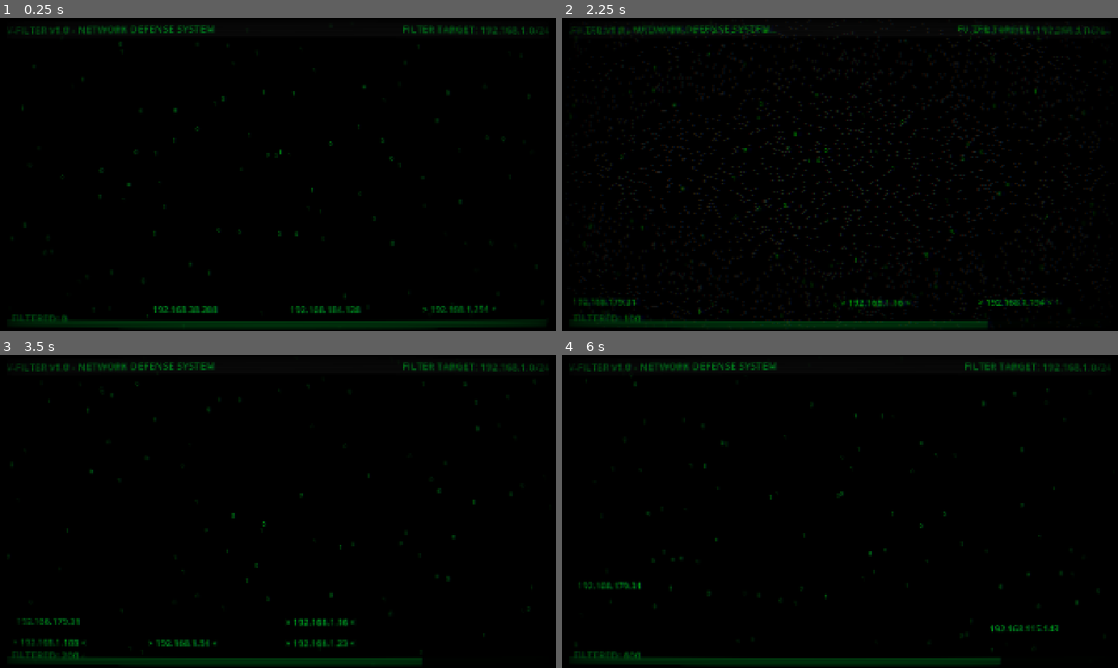
Above: before the commit, frames 1-4 (two rows, left to right).
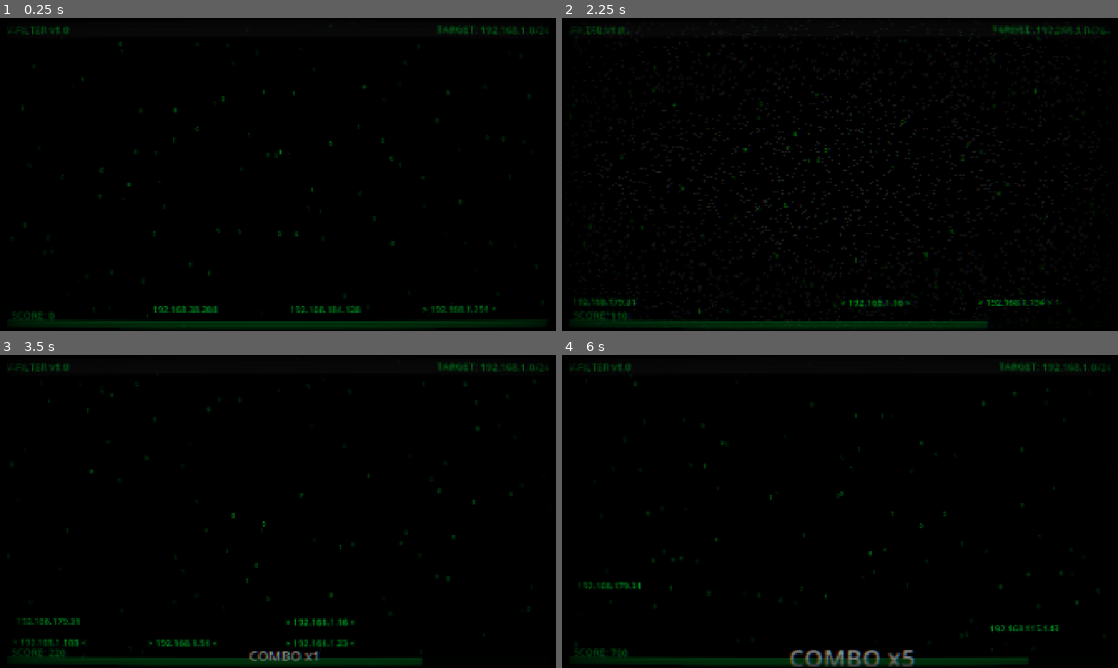
Above: after the commit, the same moments.

Repository: notlsd/v
Game: Godot game, scene res://scenes/main/main.tscn
The game is run twice, just before and just after one commit, with the same random seed, the same clock (stepped at 60 frames per second) and the same inputs.
Inputs (mouse positions are in pixels of both pictures, inside the frame that each line leads up to):
- Up to frame 1 (0.25 s): no input
- Up to frame 2 (2.25 s): move the mouse to (1051, 305) at 0.52 s; hold E (mask_16) 0.53-1.28 s; click (1051, 305) at 0.67 s; move the mouse to (906, 296) at 1.27 s; tap W (mask_24) at 1.35 s; click (906, 296) at 1.42 s; move the mouse to (773, 284) at 2.02 s; hold Q (mask_32) from 2.03 s (still down); click (773, 284) at 2.17 s
- Up to frame 3 (3.5 s): move the mouse to (489, 633) at 2.77 s; release Q (mask_32) at 2.78 s; tap E (mask_16) at 2.85 s; click (489, 633) at 2.92 s
- Up to frame 4 (6 s): move the mouse to (906, 621) at 3.52 s; hold W (mask_24) 3.53-4.28 s; click (906, 621) at 3.67 s; move the mouse to (628, 633) at 4.27 s; tap Q (mask_32) at 4.35 s; click (628, 633) at 4.42 s; move the mouse to (773, 621) at 5.02 s; hold E (mask_16) 5.03-5.78 s; click (773, 621) at 5.17 s; move the mouse to (906, 611) at 5.77 s; tap W (mask_24) at 5.85 s; click (906, 611) at 5.92 s

The runs differ from the first frame. In frame 1, 0.6% of the frame differs, in the area x 2-84%, y 2-97%; in frame 2, 0.6%; in frame 3, 1.0%; in frame 4, 1.5%, in the area x 2-84%, y 2-100%.

Commit message:
feat: Phase 3 游戏性系统
🔥 连击系统:
- Combo计数器(连击/最高连击)
- Combo奖励: 5连+5血, 10连+10血, 20连+20血
- Combo加成分数(基础100+combo*10)
- HUD Combo显示+脉冲动画

📈 难度曲线:
- 速度每30秒+10%
- 生成间隔每30秒-10%(最小0.6s)
- game_time追踪

Diff:
--- a/project_v/scenes/ui/terminal_hud.tscn
+++ b/project_v/scenes/ui/terminal_hud.tscn
@@ -1,10 +1,14 @@
-[gd_scene load_steps=3 format=3 uid="uid://terminal_hud"]
+[gd_scene load_steps=4 format=3 uid="uid://terminal_hud"]
 
 [ext_resource type="Script" path="res://scripts/ui/terminal_hud.gd" id="1_hud"]
 
 [sub_resource type="LabelSettings" id="LabelSettings_1"]
 font_size = 36
 font_color = Color(0, 1, 0.255, 1)
+
+[sub_resource type="LabelSettings" id="LabelSettings_combo"]
+font_size = 48
+font_color = Color(1, 1, 1, 1)
 
 [node name="TerminalHUD" type="CanvasLayer"]
 layer = 10
@@ -18,9 +22,9 @@
 layout_mode = 2
 offset_left = 20.0
 offset_top = 15.0
-offset_right = 500.0
+offset_right = 400.0
 offset_bottom = 45.0
-text = "V-FILTER v1.0 - NETWORK DEFENSE SYSTEM"
+text = "V-FILTER v1.0"
 label_settings = SubResource("LabelSettings_1")
 
 [node name="TargetLabel" type="Label" parent="Header"]
@@ -29,7 +33,7 @@
 offset_top = 15.0
 offset_right = 1900.0
 offset_bottom = 45.0
-text = "FILTER TARGET: 192.168.1.0/24"
+text = "TARGET: 192.168.1.0/24"
 label_settings = SubResource("LabelSettings_1")
 horizontal_alignment = 2
 
@@ -50,7 +54,7 @@
 anchor_top = 1.0
 anchor_right = 1.0
 anchor_bottom = 1.0
-offset_top = -60.0
+offset_top = -70.0
 offset_bottom = -35.0
 grow_horizontal = 2
 grow_vertical = 0
@@ -59,6 +63,17 @@
 layout_mode = 0
 offset_left = 20.0
 offset_right = 300.0
-offset_bottom = 25.0
-text = "FILTERED: 0"
+offset_bottom = 35.0
+text = "SCORE: 0"
 label_settings = SubResource("LabelSettings_1")
+
+[node name="ComboLabel" type="Label" parent="Footer"]
+visible = false
+layout_mode = 0
+offset_left = 860.0
+offset_right = 1060.0
+offset_bottom = 50.0
+pivot_offset = Vector2(100, 25)
+text = "COMBO x0"
+label_settings = SubResource("LabelSettings_combo")
+horizontal_alignment = 1
--- a/project_v/scripts/managers/game_manager.gd
+++ b/project_v/scripts/managers/game_manager.gd
@@ -1,11 +1,11 @@
 ## GameManager
-## 游戏核心管理器 - 处理判定逻辑、分数、警报
+## 游戏核心管理器 - 处理判定逻辑、分数、警报、连击
 extends Node
 
 ## 信号：分数改变
 signal score_changed(new_score: int)
 
-## 信号：警报值改变（现在是剩余时间/生命）
+## 信号：警报值改变（剩余生命）
 signal alert_changed(new_value: float)
 
 ## 信号：掩码改变（转发自 PlayerCursor）
@@ -20,46 +20,51 @@
 ## 信号：游戏结束
 signal game_over(final_score: int)
 
-## 目标子网（整数形式，如 192.168.1.0 = 3232235776）
+## 信号：连击改变
+signal combo_changed(new_combo: int)
+
+## 信号：连击奖励触发
+signal combo_reward(reward_type: String)
+
+## 目标子网
 var target_subnet: int = 0
-
-## 目标子网前缀
 var target_prefix: int = 24
 
-## 当前玩家选择的掩码前缀
+## 当前掩码
 var current_prefix: int = 24
 
 ## 分数
 var score: int = 0
 
-## 剩余生命/时间 (100-0，归零游戏结束)
+## 剩余生命 (100-0)
 var alert_level: float = 100.0
 
-## 每次失误减少的生命值
+## 连击计数
+var combo: int = 0
+var max_combo: int = 0
+
+## 常量
 const ALERT_DECREASE_ON_FAIL: float = 10.0
+const ALERT_INCREASE_ON_SUCCESS: float = 2.0
+const ALERT_DECAY_PER_SECOND: float = 2.0
 
-## 每次成功恢复的生命值
-const ALERT_INCREASE_ON_SUCCESS: float = 2.0
+## Combo 奖励阈值
+const COMBO_TIER_1: int = 5   # 恢复 5 生命
+const COMBO_TIER_2: int = 10  # 恢复 10 生命 + 减速
+const COMBO_TIER_3: int = 20  # 恢复 20 生命 + 清屏
 
-## PlayerCursor 引用（在 main 场景中设置）
 var player_cursor: Node = null
-
-## 每秒自动减少的生命值
-const ALERT_DECAY_PER_SECOND: float = 2.0
 
 
 func _ready() -> void:
-	# 设置默认目标子网：192.168.1.0/24
 	target_subnet = BitwiseManager.ip_to_int("192.168.1.0")
 	target_prefix = 24
 	print("[GameManager] Target subnet: %s/%d" % [BitwiseManager.int_to_ip(target_subnet), target_prefix])
-
-	# 发送初始状态
 	alert_changed.emit(alert_level)
+	combo_changed.emit(combo)
 
 
 func _process(delta: float) -> void:
-	# 持续减少生命值，形成时间压力
 	if alert_level > 0:
 		alert_level = max(0.0, alert_level - ALERT_DECAY_PER_SECOND * delta)
 		alert_changed.emit(alert_level)
@@ -68,51 +73,55 @@
 			_game_over()
 
 
-## 连接 PlayerCursor 的信号
 func connect_player_cursor(cursor: Node) -> void:
 	player_cursor = cursor
 	if cursor.has_signal("mask_changed"):
 		cursor.mask_changed.connect(_on_player_mask_changed)
 
 
-## PlayerCursor 掩码改变回调
 func _on_player_mask_changed(new_prefix: int) -> void:
 	current_prefix = new_prefix
 	mask_changed.emit(new_prefix)
 
 
-## DataBlock 被点击时的回调
 func _on_data_block_clicked(ip: int) -> void:
 	var mask := BitwiseManager.prefix_to_mask(current_prefix)
 	var result := BitwiseManager.apply_mask(ip, mask)
 
-	var ip_str := BitwiseManager.int_to_ip(ip)
-	var result_str := BitwiseManager.int_to_ip(result)
-	var target_str := BitwiseManager.int_to_ip(target_subnet)
-
 	if result == target_subnet:
 		_on_match_success(ip)
-		print("[GameManager] MATCH! %s & /%d = %s (target: %s)" % [ip_str, current_prefix, result_str, target_str])
 	else:
 		_on_match_failure(ip)
-		print("[GameManager] MISMATCH! %s & /%d = %s (target: %s)" % [ip_str, current_prefix, result_str, target_str])
 
 
-## 匹配成功处理
 func _on_match_success(_ip: int) -> void:
-	score += 100
+	# 增加连击
+	combo += 1
+	if combo > max_combo:
+		max_combo = combo
+	combo_changed.emit(combo)
+
+	# 检查连击奖励
+	_check_combo_rewards()
+
+	# 分数（基础100 + combo加成）
+	var combo_bonus = min(combo * 10, 100)
+	score += 100 + combo_bonus
 	score_changed.emit(score)
 
-	# 成功时恢复生命
+	# 恢复生命
 	alert_level = min(100.0, alert_level + ALERT_INCREASE_ON_SUCCESS)
 	alert_changed.emit(alert_level)
 
 	match_success.emit()
 
 
-## 匹配失败处理
 func _on_match_failure(_ip: int) -> void:
-	# 失误减少生命
+	# 重置连击
+	combo = 0
+	combo_changed.emit(combo)
+
+	# 减少生命
 	alert_level = max(0.0, alert_level - ALERT_DECREASE_ON_FAIL)
 	alert_changed.emit(alert_level)
 
@@ -122,9 +131,11 @@
 		_game_over()
 
 
-## DataBlock 逃脱时的回调
 func _on_data_block_escaped() -> void:
-	# 目标逃脱减少生命
+	# 漏掉目标也重置连击
+	combo = 0
+	combo_changed.emit(combo)
+
 	alert_level = max(0.0, alert_level - ALERT_DECREASE_ON_FAIL * 0.5)
 	alert_changed.emit(alert_level)
 
@@ -132,24 +143,48 @@
 		_game_over()
 
 
-## 游戏结束
+func _check_combo_rewards() -> void:
+	if combo == COMBO_TIER_1:
+		# 5连：恢复5生命
+		alert_level = min(100.0, alert_level + 5.0)
+		alert_changed.emit(alert_level)
+		combo_reward.emit("tier1")
+		print("[GameManager] COMBO x5! +5 HP")
+
+	elif combo == COMBO_TIER_2:
+		# 10连：恢复10生命
+		alert_level = min(100.0, alert_level + 10.0)
+		alert_changed.emit(alert_level)
+		combo_reward.emit("tier2")
+		print("[GameManager] COMBO x10! +10 HP")
+
+	elif combo == COMBO_TIER_3:
+		# 20连：恢复20生命
+		alert_level = min(100.0, alert_level + 20.0)
+		alert_changed.emit(alert_level)
+		combo_reward.emit("tier3")
+		print("[GameManager] COMBO x20! +20 HP")
+
+
 func _game_over() -> void:
-	if alert_level > 0:  # 防止重复触发
+	if alert_level > 0:
 		return
-	print("[GameManager] GAME OVER! Final score: %d" % score)
-	set_process(false)  # 停止自动衰减
+	print("[GameManager] GAME OVER! Score: %d, Max Combo: %d" % [score, max_combo])
+	set_process(false)
 	game_over.emit(score)
 
 
-## 重置游戏状态
 func reset() -> void:
 	score = 0
-	alert_level = 100.0  # 从满格开始
+	alert_level = 100.0
 	current_prefix = 24
+	combo = 0
+	max_combo = 0
+	set_process(true)
 	score_changed.emit(score)
 	alert_changed.emit(alert_level)
+	combo_changed.emit(combo)
 
 
-## 获取目标子网的字符串表示
 func get_target_subnet_string() -> String:
 	return "%s/%d" % [BitwiseManager.int_to_ip(target_subnet), target_prefix]
--- a/project_v/scripts/managers/terminal_spawner.gd
+++ b/project_v/scripts/managers/terminal_spawner.gd
@@ -1,16 +1,12 @@
 ## TerminalSpawner
-## 终端行生成器 - 多列布局，IP地址在列中对齐
+## 终端行生成器 - 多列布局，带难度曲线
 extends Control
 
 const TerminalLineScene = preload("res://scenes/entities/terminal_line.tscn")
 
-## 生成间隔（秒）
-@export var spawn_interval: float = 1.5
-
-## 滚动速度
-@export var scroll_speed: float = 50.0
-
-## 目标 IP 比例
+## 基础配置
+@export var base_spawn_interval: float = 1.5
+@export var base_scroll_speed: float = 50.0
 @export var target_ratio: float = 0.4
 
 ## 生成位置 Y
@@ -19,17 +15,29 @@
 ## 列配置
 const NUM_COLUMNS: int = 4
 const SCREEN_WIDTH: float = 1920.0
-const COLUMN_WIDTH: float = SCREEN_WIDTH / NUM_COLUMNS  # 480
-const LINE_WIDTH: float = 450.0  # 每个IP块的宽度，留点间距
+const COLUMN_WIDTH: float = SCREEN_WIDTH / NUM_COLUMNS
+const LINE_WIDTH: float = 450.0
 
+## 难度曲线配置
+const DIFFICULTY_INCREASE_INTERVAL: float = 30.0  # 每30秒增加难度
+const SPEED_INCREASE_RATE: float = 0.1  # 每次速度增加10%
+const INTERVAL_DECREASE_RATE: float = 0.1  # 每次间隔减少10%
+const MIN_SPAWN_INTERVAL: float = 0.6  # 最小生成间隔
+
+## 运行时变量
 var spawn_timer: Timer = null
 var column_positions: Array[float] = []
+var game_time: float = 0.0
+var current_scroll_speed: float = 50.0
+var current_spawn_interval: float = 1.5
 
 
 func _ready() -> void:
-	# 设置为全屏容器
 	set_anchors_preset(Control.PRESET_FULL_RECT)
 	mouse_filter = Control.MOUSE_FILTER_IGNORE
+
+	current_scroll_speed = base_scroll_speed
+	current_spawn_interval = base_spawn_interval
 
 	# 计算每列的 X 起始位置
 	for i in range(NUM_COLUMNS):
@@ -38,22 +46,42 @@
 
 	# 创建定时器
 	spawn_timer = Timer.new()
-	spawn_timer.wait_time = spawn_interval
+	spawn_timer.wait_time = current_spawn_interval
 	spawn_timer.timeout.connect(_spawn_lines)
 	add_child(spawn_timer)
 	spawn_timer.start()
 
-	print("[TerminalSpawner] Columns: %s" % column_positions)
+	print("[TerminalSpawner] Started with difficulty curve enabled")
 
-	# 立即生成一行作为测试
+	# 立即生成一行
 	_spawn_lines()
 
 
+func _process(delta: float) -> void:
+	game_time += delta
+	_update_difficulty()
+
+
+func _update_difficulty() -> void:
+	# 计算难度倍率（每30秒增加一级）
+	var difficulty_level = floor(game_time / DIFFICULTY_INCREASE_INTERVAL)
+	var difficulty_multiplier = 1.0 + difficulty_level * SPEED_INCREASE_RATE
+
+	# 更新速度
+	current_scroll_speed = base_scroll_speed * difficulty_multiplier
+
+	# 更新生成间隔（反向，难度越高间隔越短）
+	var new_interval = base_spawn_interval / difficulty_multiplier
+	current_spawn_interval = max(MIN_SPAWN_INTERVAL, new_interval)
+
+	# 更新定时器
+	if spawn_timer and abs(spawn_timer.wait_time - current_spawn_interval) > 0.01:
+		spawn_timer.wait_time = current_spawn_interval
+
+
 func _spawn_lines() -> void:
-	# 随机决定这一行生成几个IP（1-3个）
 	var num_ips = randi_range(1, 3)
 
-	# 随机选择列（不重复）
 	var available_columns = range(NUM_COLUMNS)
 	available_columns.shuffle()
 
@@ -66,7 +94,6 @@
 func _spawn_single_line(column_index: int) -> void:
 	var line = TerminalLineScene.instantiate()
 
-	# 决定是否为目标
 	var is_target = randf() < target_ratio
 	var ip: int
 
@@ -81,15 +108,12 @@
 			GameManager.target_prefix
 		)
 
-	# 先添加到场景树
 	add_child(line)
 
-	# 设置位置（使用列的X位置）
 	var x_pos = column_positions[column_index]
 	line.position = Vector2(x_pos, SPAWN_Y)
-	line.setup(ip, is_target, scroll_speed)
+	line.setup(ip, is_target, current_scroll_speed)
 
-	# 连接信号
 	line.clicked.connect(_on_line_clicked)
 	line.escaped.connect(_on_line_escaped)
 
@@ -102,9 +126,9 @@
 	GameManager._on_data_block_escaped()
 
 
-## 调整难度
-func set_difficulty(speed: float, interval: float) -> void:
-	scroll_speed = speed
-	spawn_interval = interval
-	if spawn_timer:
-		spawn_timer.wait_time = interval
+func get_game_time() -> float:
+	return game_time
+
+
+func get_difficulty_level() -> int:
+	return int(floor(game_time / DIFFICULTY_INCREASE_INTERVAL))
--- a/project_v/scripts/ui/terminal_hud.gd
+++ b/project_v/scripts/ui/terminal_hud.gd
@@ -1,38 +1,91 @@
 ## TerminalHUD
-## 终端风格 HUD - 显示在终端顶部和底部
+## 终端风格 HUD - 显示分数、连击、进度条
 extends CanvasLayer
 
 @onready var header_label: Label = $Header/HeaderLabel
 @onready var target_label: Label = $Header/TargetLabel
 @onready var score_label: Label = $Footer/ScoreLabel
+@onready var combo_label: Label = $Footer/ComboLabel
 @onready var alert_bar: ProgressBar = $AlertBar
+
+var combo_tween: Tween = null
 
 
 func _ready() -> void:
 	GameManager.score_changed.connect(_on_score_changed)
 	GameManager.alert_changed.connect(_on_alert_changed)
+	GameManager.combo_changed.connect(_on_combo_changed)
+	GameManager.combo_reward.connect(_on_combo_reward)
 
 	_update_header()
 	_on_score_changed(0)
-	_on_alert_changed(0.0)
+	_on_alert_changed(100.0)
+	_on_combo_changed(0)
 
 
 func _update_header() -> void:
 	if header_label:
-		header_label.text = "V-FILTER v1.0 - NETWORK DEFENSE SYSTEM"
+		header_label.text = "V-FILTER v1.0"
 	if target_label:
-		target_label.text = "FILTER TARGET: %s" % GameManager.get_target_subnet_string()
+		target_label.text = "TARGET: %s" % GameManager.get_target_subnet_string()
 
 
 func _on_score_changed(new_score: int) -> void:
 	if score_label:
-		score_label.text = "FILTERED: %d" % new_score
+		score_label.text = "SCORE: %d" % new_score
+
+
+func _on_combo_changed(new_combo: int) -> void:
+	if combo_label:
+		if new_combo > 0:
+			combo_label.text = "COMBO x%d" % new_combo
+			combo_label.visible = true
+			_pulse_combo()
+		else:
+			combo_label.visible = false
+
+
+func _on_combo_reward(reward_type: String) -> void:
+	# 连击奖励视觉反馈
+	if combo_label:
+		match reward_type:
+			"tier1":
+				combo_label.add_theme_color_override("font_color", Color.YELLOW)
+			"tier2":
+				combo_label.add_theme_color_override("font_color", Color.ORANGE)
+			"tier3":
+				combo_label.add_theme_color_override("font_color", Color.RED)
+
+		_big_pulse_combo()
+
+
+func _pulse_combo() -> void:
+	if combo_label == null:
+		return
+
+	if combo_tween and combo_tween.is_valid():
+		combo_tween.kill()
+
+	combo_label.scale = Vector2(1.2, 1.2)
+	combo_tween = create_tween()
+	combo_tween.tween_property(combo_label, "scale", Vector2(1.0, 1.0), 0.15)
+
+
+func _big_pulse_combo() -> void:
+	if combo_label == null:
+		return
+
+	if combo_tween and combo_tween.is_valid():
+		combo_tween.kill()
+
+	combo_label.scale = Vector2(2.0, 2.0)
+	combo_tween = create_tween()
+	combo_tween.tween_property(combo_label, "scale", Vector2(1.0, 1.0), 0.3)
 
 
 func _on_alert_changed(new_value: float) -> void:
 	if alert_bar:
 		alert_bar.value = new_value
-		# 高时绿色(安全)，低时红色(危险)
 		if new_value < 30:
 			alert_bar.modulate = Color.RED
 		elif new_value < 60:
